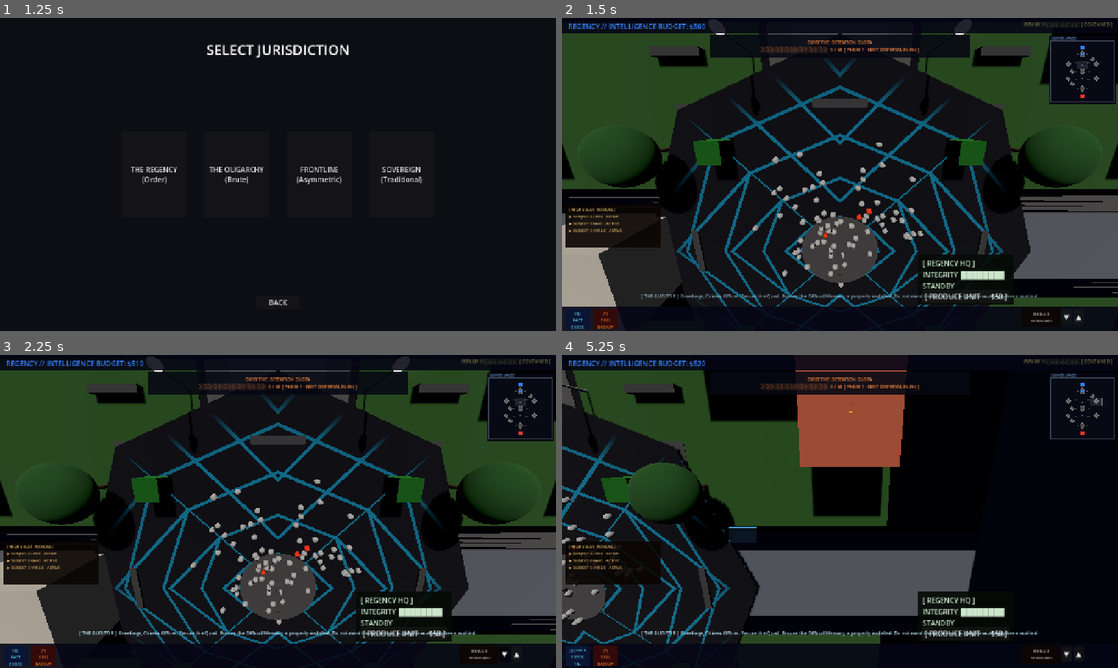
Above: before the commit, frames 1-4 (two rows, left to right).
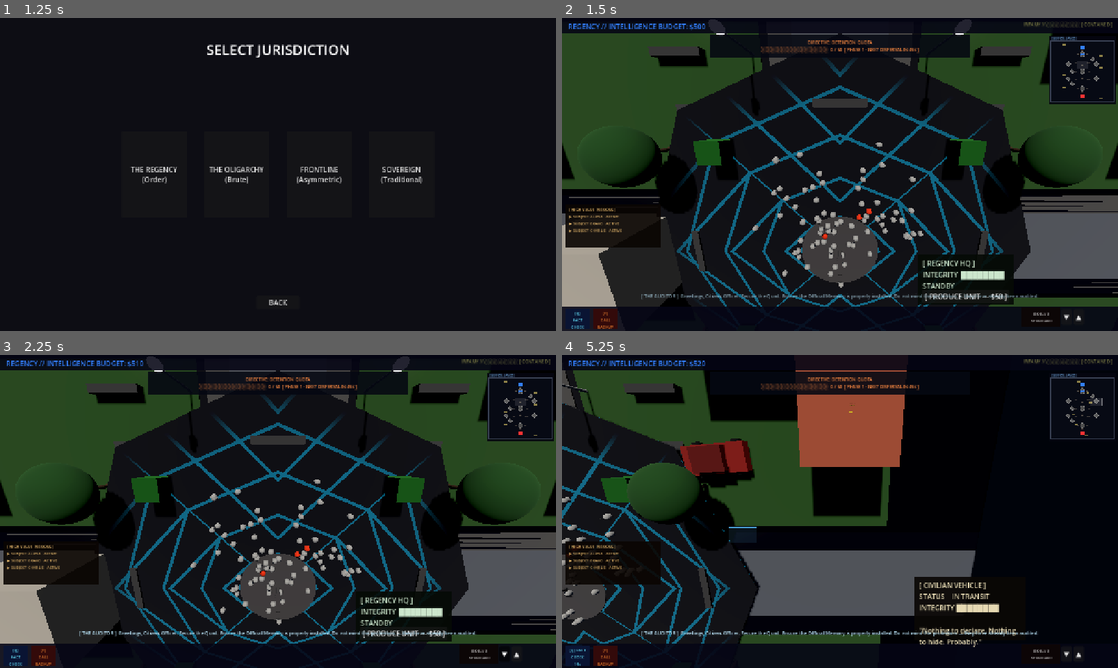
Above: after the commit, the same moments.

Repository: grantl12/rts
Game: Godot game, scene res://scenes/ui/main_menu.tscn
Two runs of this game, one before a commit and one after it. Both use one fixed random seed, a clock stepped at 60 frames per second and the inputs below. Sound files missing from this copy of the repository are replaced by a short silence.
Inputs (mouse positions are in pixels of both pictures, inside the frame that each line leads up to):
- Up to frame 1 (1.25 s): click "INITIATE NEW AUDIT" at 0.5 s
- Up to frame 2 (1.5 s): click "THE REGENCY (Order)" at 1.25 s
- Up to frame 3 (2.25 s): click "▼" at 2 s
- Up to frame 4 (5.25 s): click "▲" at 2.75 s; click "[ PRODUCE UNIT — $50 ]" at 3.5 s; tap Enter at 4.25 s; move the mouse to (962, 495) at 4.27 s; hold Right (ui_right) 4.28-5 s; tap Q at 4.35 s; click (962, 495) at 4.42 s; drag from (728, 527) to (812, 574) at 5.02 s

Frame 1 is identical in both runs. In frame 2, less than 0.1% of the frame differs, in the area x 46-98%, y 8-71%; in frame 3, less than 0.1%; in frame 4, 3.4%, in the area x 21-96%, y 8-94%.
Error before the commit: Invalid assignment of property or key 'waypoints' with value of type 'Array' on a base object of type 'CharacterBody3D (CivilianCar)'. (res://scripts/managers/…

Commit message:
fix: use assign() to copy untyped route Array into typed Array[Vector3] waypoints
Co-Authored-By: Claude Sonnet 4.6 <noreply@anthropic.com>

Diff:
--- a/client/scripts/managers/skirmish_manager.gd
+++ b/client/scripts/managers/skirmish_manager.gd
@@ -127,7 +127,7 @@
 		var route: Array = _CAR_ROUTES[route_idx]
 		for offset in [0, 2]:
 			var car := CivilianCar.new()
-			car.waypoints = route.duplicate()
+			car.waypoints.assign(route)
 			car._wp_idx   = offset % route.size()
 			get_tree().current_scene.add_child(car)
 
